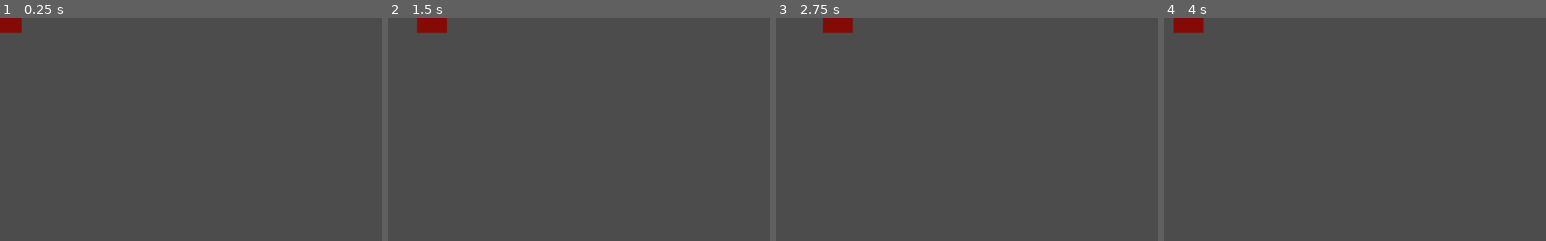
Above: before the commit, frames 1-4 (left to right).
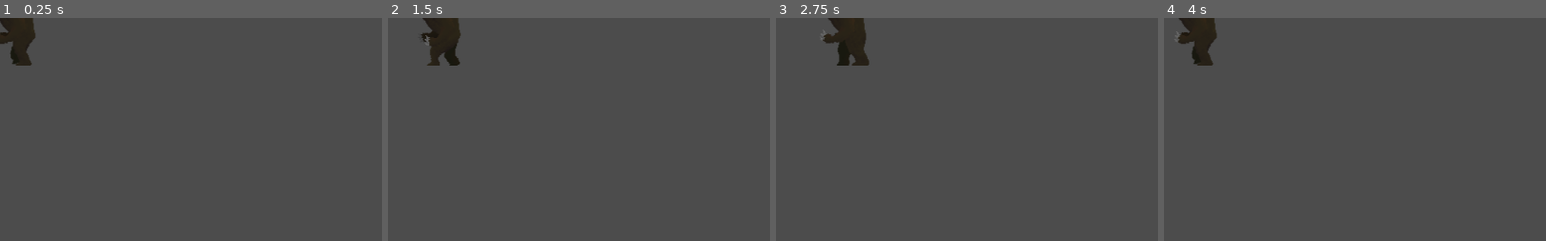
Above: after the commit, the same moments.

Repository: panic-fennecs/nordicgj20
Game: Godot game, scene res://src/EnemyRuneclawBear.tscn
The game is run twice, just before and just after one commit, with the same random seed, the same clock (stepped at 60 frames per second) and the same inputs. This scene is started directly instead of the project's main scene.
Inputs (mouse positions are % of the whole screen's width and height, from its top left):
- Up to frame 1 (0.25 s): no input
- Up to frame 2 (1.5 s): move the mouse to (72, 45) at 0.52 s; hold D (right) 0.53-1.25 s; click (72, 45) at 0.67 s; drag from (30, 55) to (45, 70) at 1.27 s
- Up to frame 3 (2.75 s): move the mouse to (60, 28) at 2.02 s; hold D (right) from 2.03 s (still down)
- Up to frame 4 (4 s): release D (right) at 2.75 s; drag from (45, 70) to (20, 35) at 2.77 s; move the mouse to (80, 65) at 3.52 s; hold A (left) from 3.53 s (still down)
The pictures show only the part of the screen within x 0-50%, y 0-50%; the shares and areas given below are measured in that part.

The runs differ from the first frame. In frame 1, 1.4% of the frame differs, in the area x 0-10%, y 0-22%; in frame 2, 1.8%; in frame 3, 1.9%, in the area x 11-25%, y 0-22%; in frame 4, 1.6%.
Error in both runs: Invalid get index 'position' (on base: 'null instance'). (res://src/EnemyRuneclawBear.gd:17)

Commit message:
added bear sprite

Diff:
--- a/src/Enemy.tscn
+++ b/src/Enemy.tscn
@@ -1,16 +1,24 @@
-[gd_scene load_steps=2 format=2]
+[gd_scene load_steps=7 format=2]
 
 [ext_resource path="res://src/Enemy.gd" type="Script" id=1]
+[ext_resource path="res://res/enemies/bear/bear_walk1.png" type="Texture" id=2]
+[ext_resource path="res://res/enemies/bear/bear_walk4.png" type="Texture" id=3]
+[ext_resource path="res://res/enemies/bear/bear_walk3.png" type="Texture" id=4]
+[ext_resource path="res://res/enemies/bear/bear_walk2.png" type="Texture" id=5]
+
+[sub_resource type="SpriteFrames" id=1]
+animations = [ {
+"frames": [ ExtResource( 2 ), ExtResource( 5 ), ExtResource( 4 ), ExtResource( 3 ) ],
+"loop": true,
+"name": "patrol",
+"speed": 2.0
+} ]
 
 [node name="Enemy" type="Node2D"]
 script = ExtResource( 1 )
 
-[node name="ColorRect" type="ColorRect" parent="."]
-margin_left = -20.0
-margin_top = -20.0
-margin_right = 20.0
-margin_bottom = 20.0
-color = Color( 0.521569, 0.0470588, 0.0235294, 1 )
-__meta__ = {
-"_edit_use_anchors_": false
-}
+[node name="AnimatedSprite" type="AnimatedSprite" parent="."]
+frames = SubResource( 1 )
+animation = "patrol"
+frame = 1
+playing = true
Binary file added: res/enemies/bear/bear_walk1.png
Binary file added: res/enemies/bear/bear_walk2.png
Binary file added: res/enemies/bear/bear_walk3.png
Binary file added: res/enemies/bear/bear_walk4.png
